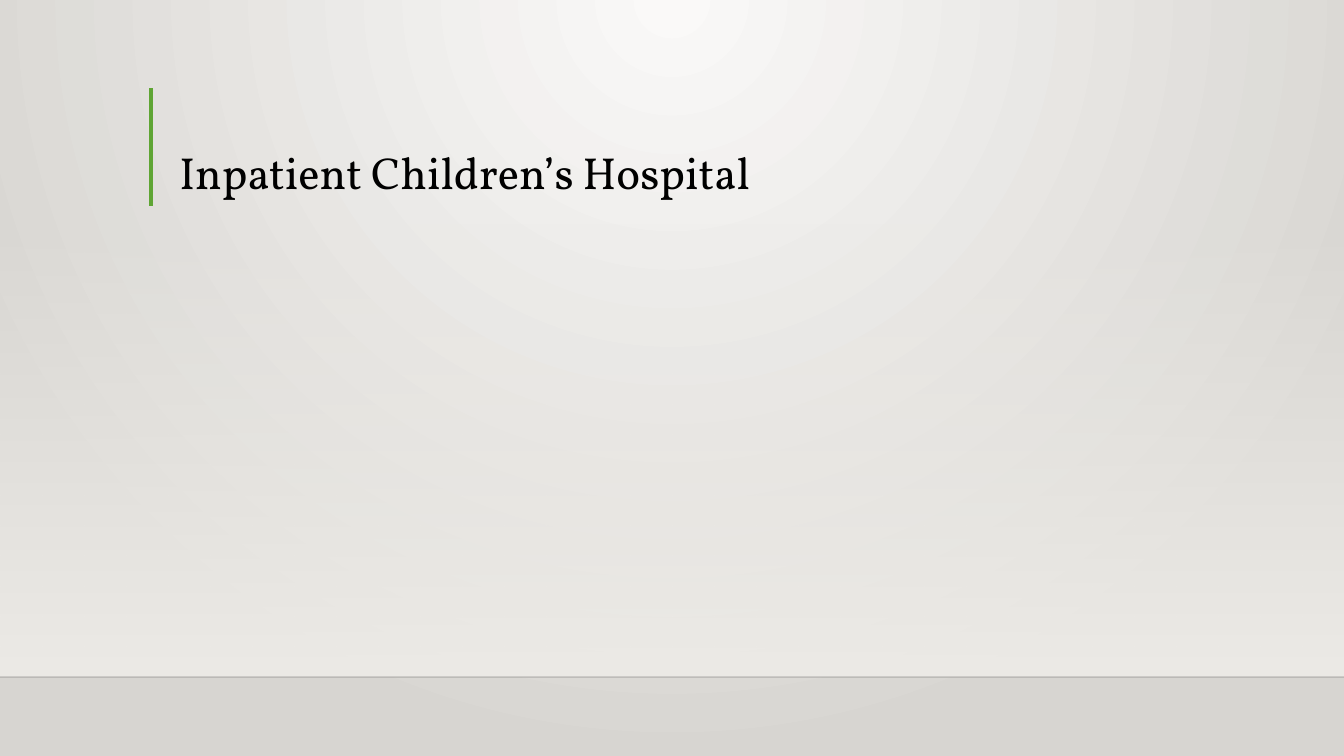
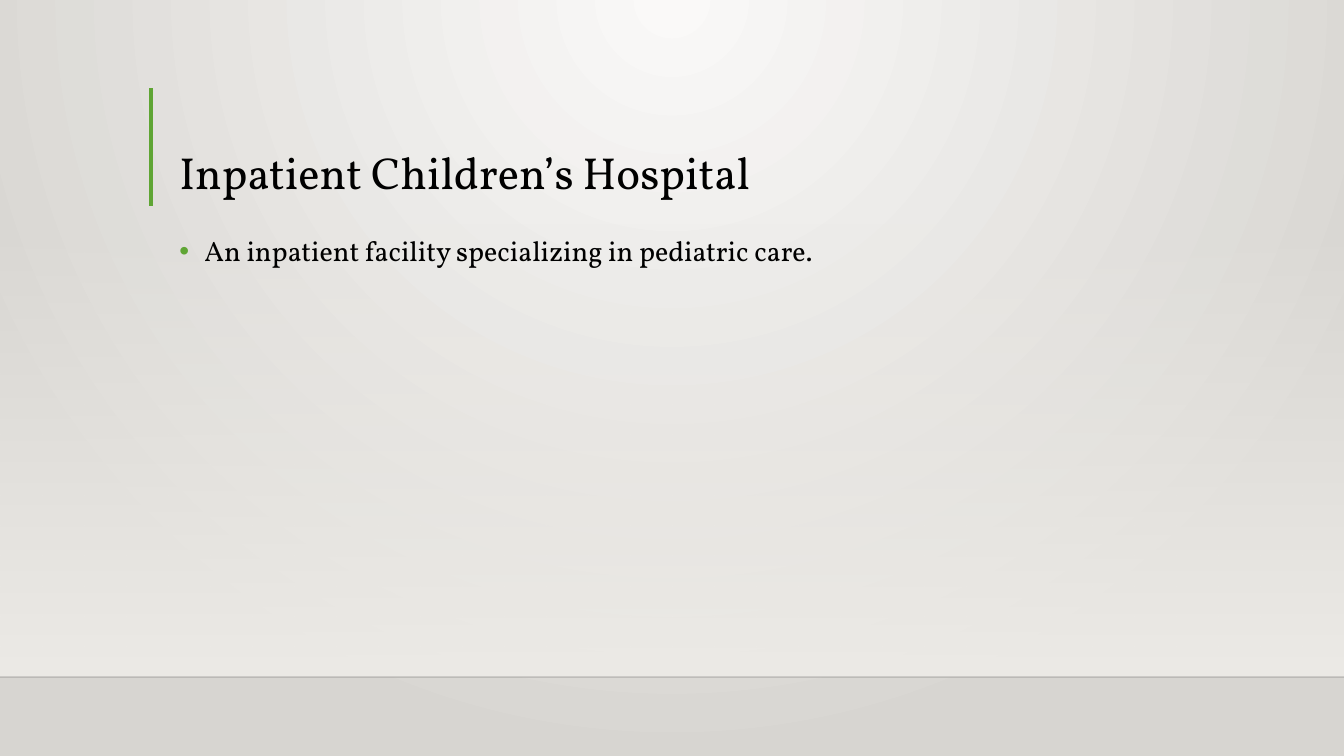
Before and after one commit to Intro-to-APCD/Intro-to-APCD.github.io, a slide deck: slide 7 of PowerPoints/Phase 3 - Claims Terminology/017 Medical Facilities.pptx. Drawn at 1344x756 pixels with LibreOffice and Linux fonts; fonts in the diff are those of the drawing; background and template pictures are left out. Boxes give left, top, right and bottom in pixels: in the first picture for what was removed or moved away, otherwise in the second. Text is boxed around its words. In the diff, an @@ line names an element or a change of style, - is before the commit and + after.

Commit message:
finished medical facility slides

```diff
--- a/PowerPoints/Phase 3 - Claims Terminology/017 Medical Facilities.pptx
+++ b/PowerPoints/Phase 3 - Claims Terminology/017 Medical Facilities.pptx
@@ text added at (204, 241, 812, 268), 20 pt, text #000000 @@
+• An inpatient facility specializing in pediatric care.
```
Also in this commit, not shown: 9 other slides changed.
